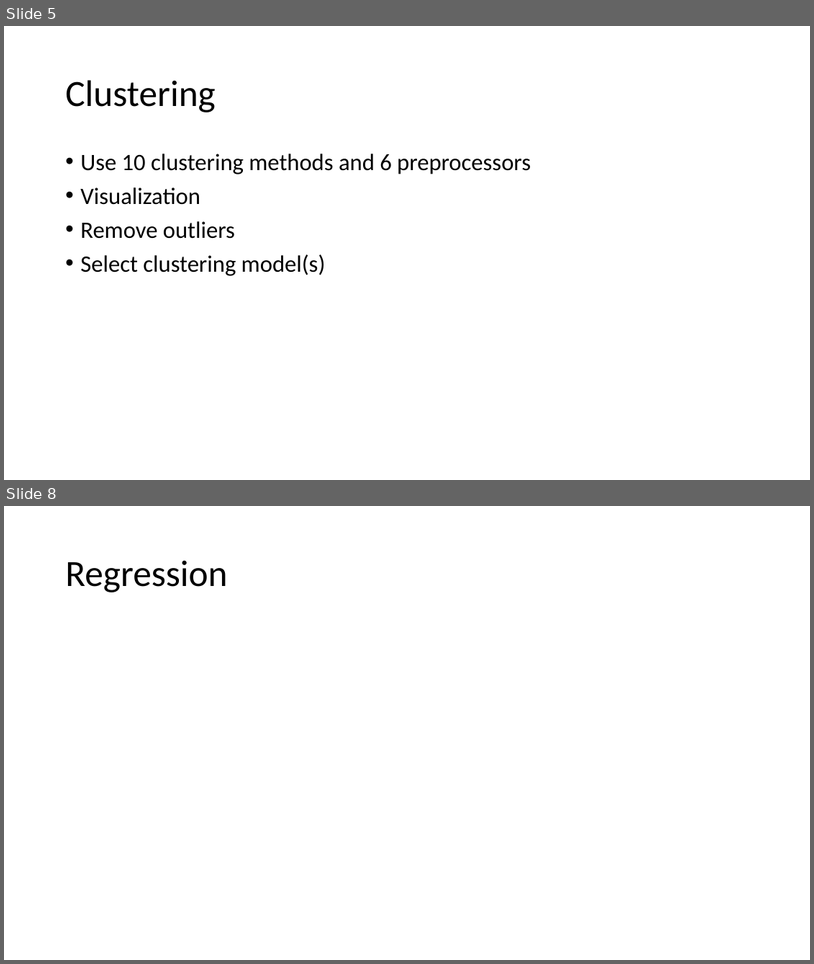
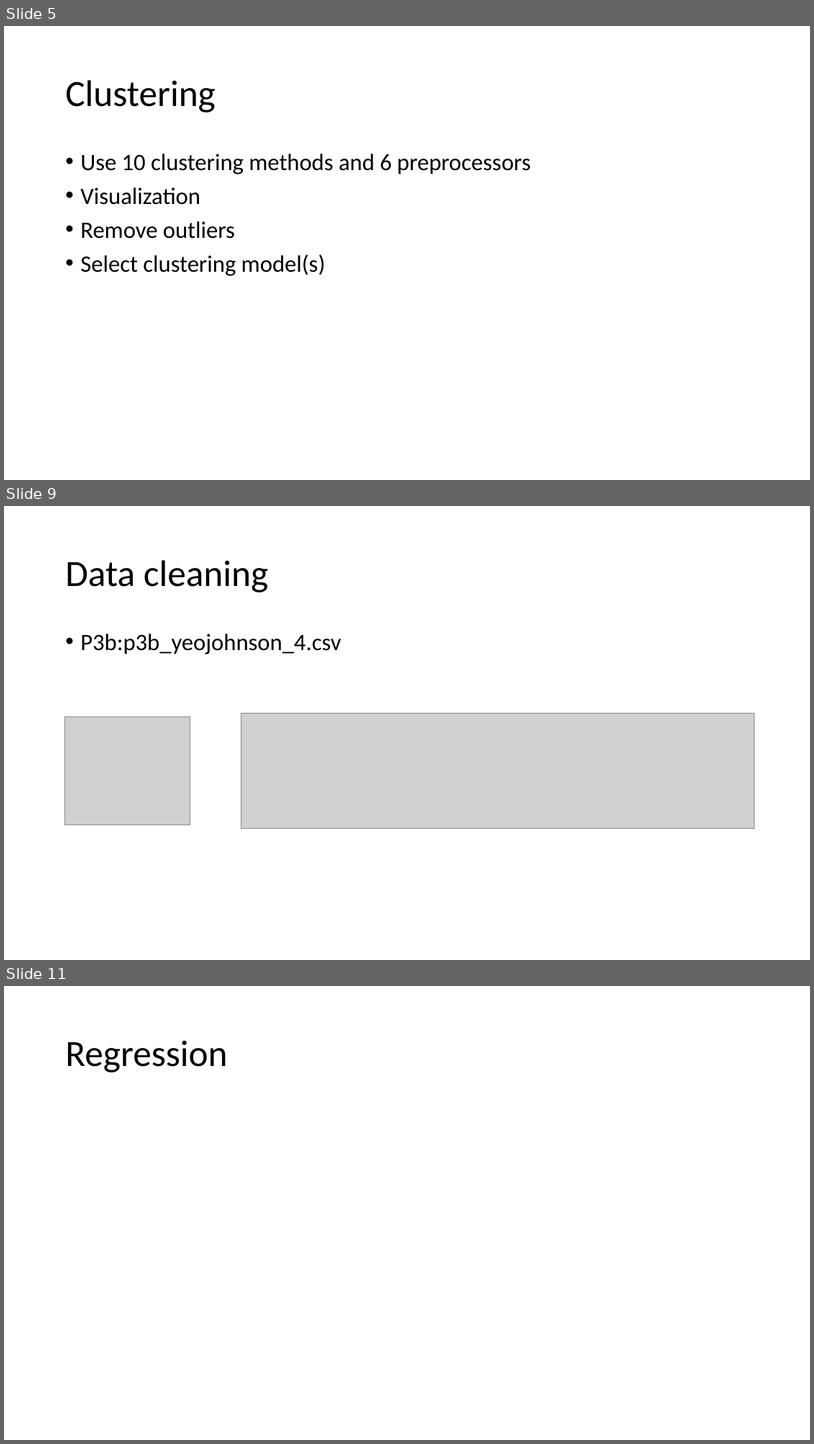
Before and after one commit to GXG-CS/Smart-Cameras, a slide deck: Benchmark.pptx. Shown one above the other, each under a label of ours: slides 5 and 8 before the commit, slides 5, 9 and 11 after it; the slides between them are not shown. The pictures are 814x964 and 814x1444 pixels, drawn with LibreOffice and Linux fonts; fonts in the diff are those of the drawing; grey boxes stand for pictures. Boxes give left, top, right and bottom in pixels: in the first picture for what was removed or moved away, otherwise in the second. Text is boxed around its words. In the diff, an @@ line names an element or a change of style, - is before the commit and + after.

Commit message:
data cleaning

```diff
--- a/Benchmark.pptx
+++ b/Benchmark.pptx
@@ slide 9 added at [4,506,810,960], background #FFFFFF @@
@@ title added at [65,560,268,592], 44 pt, text #000000 @@
+Data cleaning
@@ text added at [80,633,341,654], 28 pt, text #000000 @@
+• P3b:p3b_yeojohnson_4.csv
@@ picture added at [65,716,190,825] @@
@@ picture added at [241,713,756,829] @@
@@ what was slide 8 is now slide 11 @@
```
Also in this commit, not shown: 1 slide changed, 3 other slides added, 1 slide removed, 13 other files.
